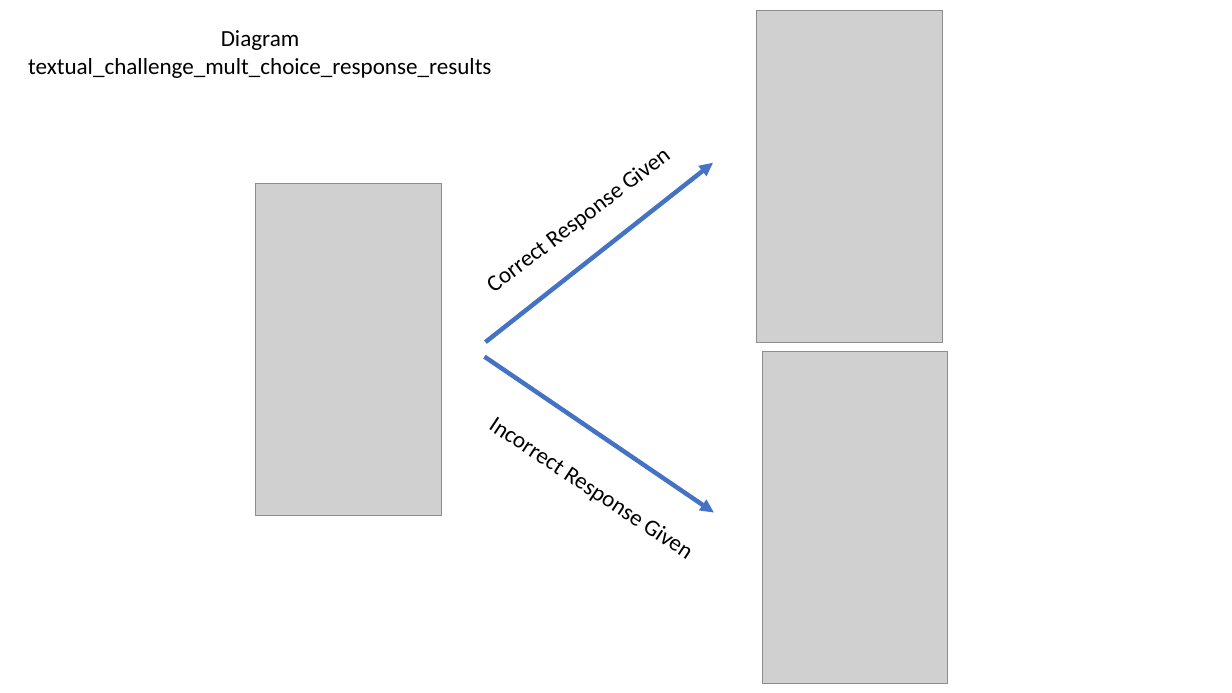
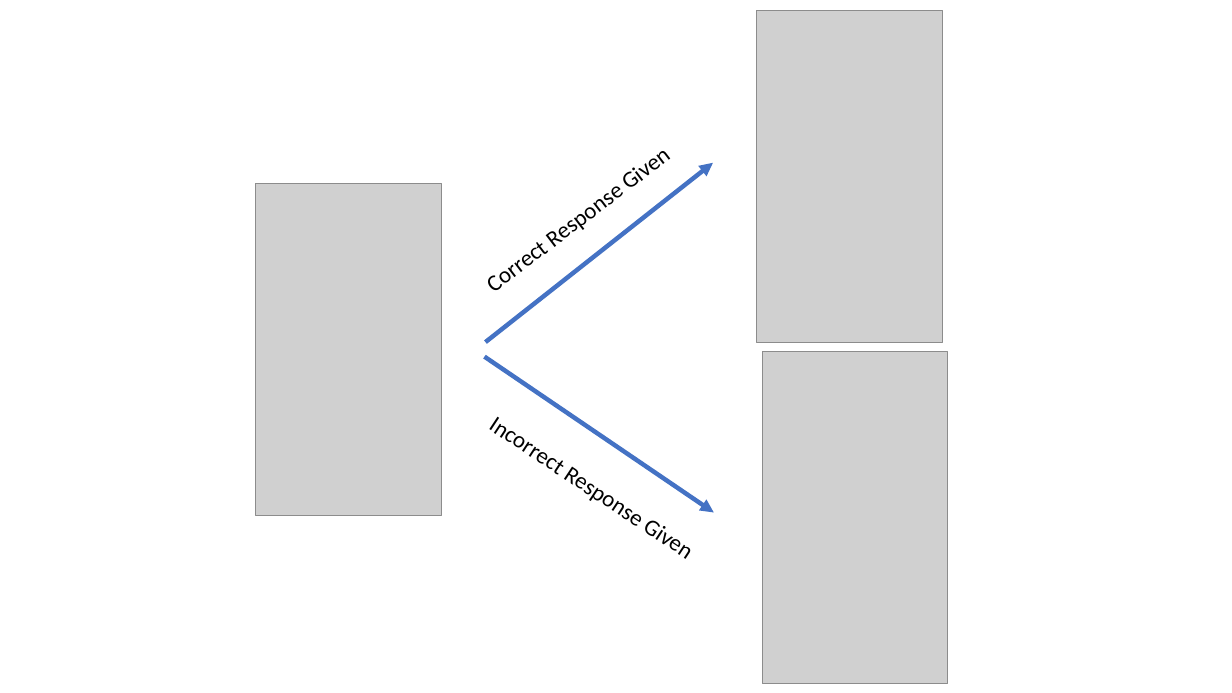
Before and after one commit to th99-NJIT/lts_doc, a slide deck: slide 1 of diagrams/exercise_textual_challenge_choice_response_results.pptx. Drawn at 1232x693 pixels with LibreOffice and Linux fonts; fonts in the diff are those of the drawing; grey boxes stand for pictures. Boxes give left, top, right and bottom in pixels: in the first picture for what was removed or moved away, otherwise in the second. Text is boxed around its words. In the diff, an @@ line names an element or a change of style, - is before the commit and + after.

```diff
--- a/diagrams/exercise_textual_challenge_choice_response_results.pptx
+++ b/diagrams/exercise_textual_challenge_choice_response_results.pptx
@@ text removed at [28, 30, 491, 78] @@
-Diagram textual_challenge_mult_choice_response_results
```
Also in this commit, not shown: 17 other files.
